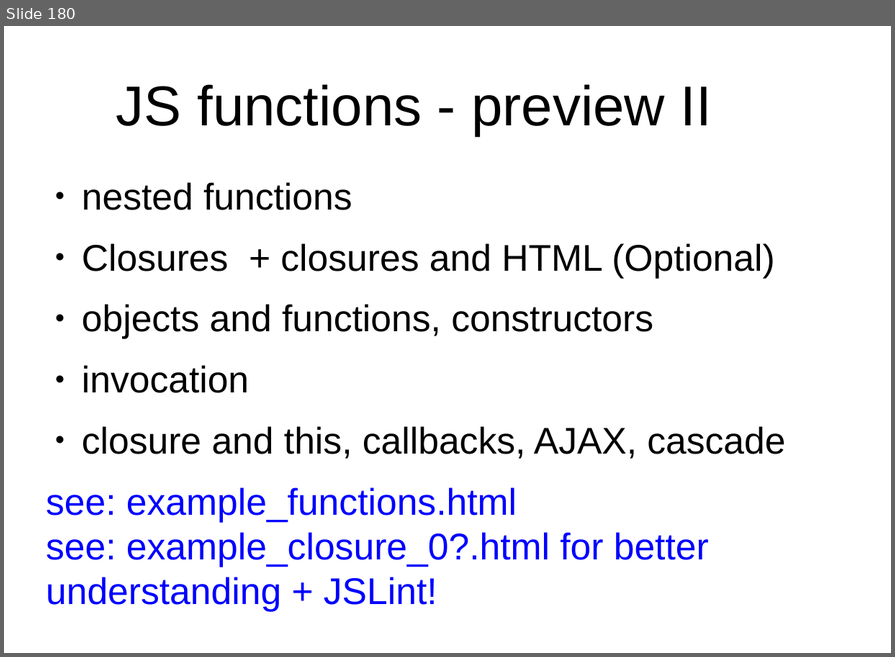
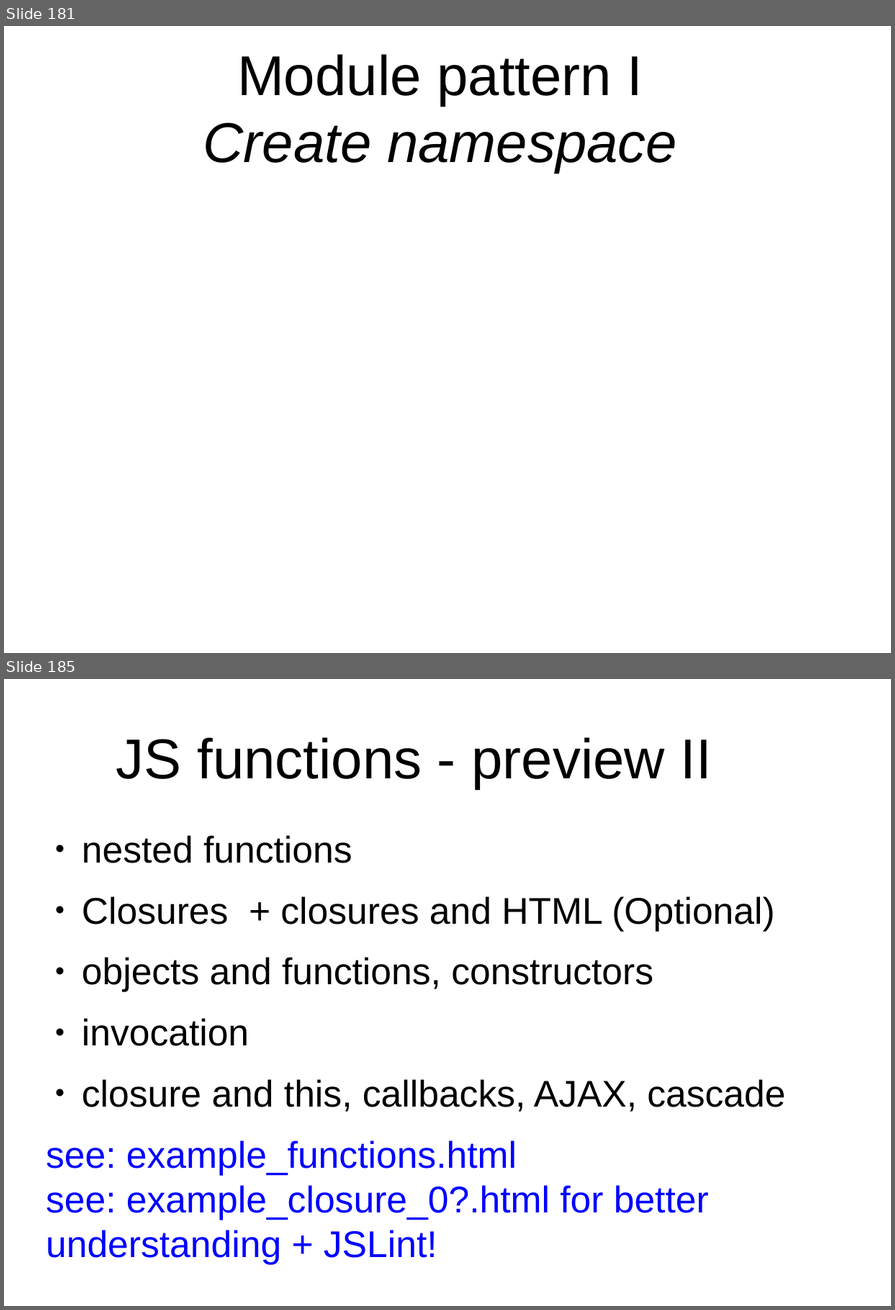
Before and after one commit to peterborkuti/other, a slide deck: JavaScriptBasics/jsbasics-slide.odp. Shown one above the other, each under a label of ours: slide 180 before the commit, slides 181 and 185 after it; the slides between them are not shown. The pictures are 895x657 and 895x1310 pixels, drawn with LibreOffice and Linux fonts; fonts in the diff are those of the drawing; background and template pictures are left out. Boxes give left, top, right and bottom in pixels: in the first picture for what was removed or moved away, otherwise in the second. Text is boxed around its words. In the diff, an @@ line names an element or a change of style, - is before the commit and + after.

```diff
--- a/JavaScriptBasics/jsbasics-slide.odp
+++ b/JavaScriptBasics/jsbasics-slide.odp
@@ slide 181 added at box(4, 26, 891, 653), background #FFFFFF @@
@@ title added at box(203, 54, 677, 173), 53.3 pt, text #000000, italic @@
+Module pattern I
+Create namespace
@@ what was slide 180 is now slide 185 @@
```
Also in this commit, not shown: 2 slides changed, 4 other slides added, 3 other files.
